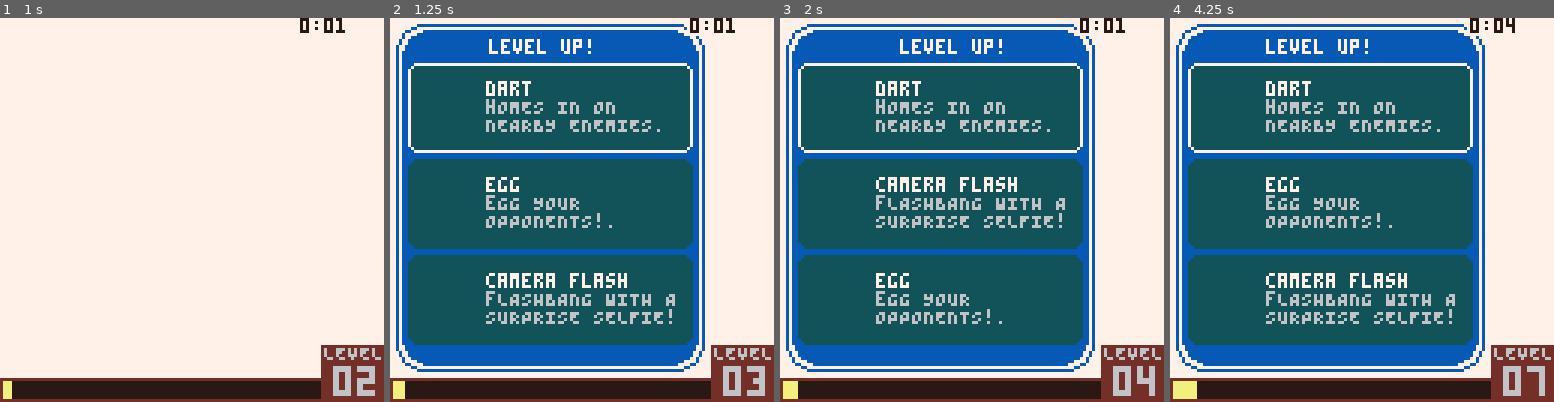
Above: before the commit, frames 1-4 (left to right).
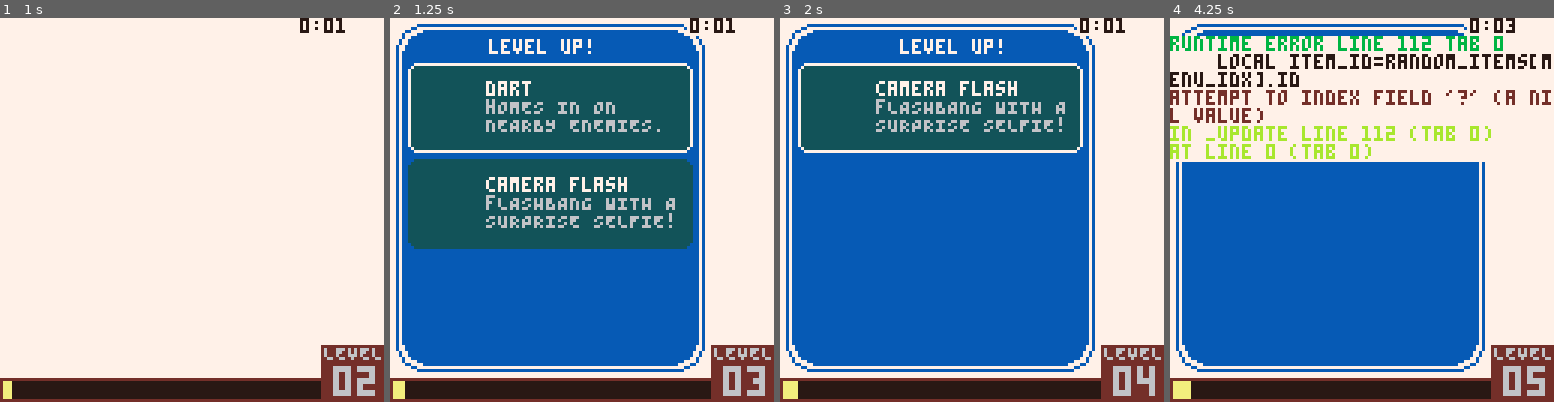
Above: after the commit, the same moments.

Repository: wsasaki01/bath-hack-2026
Game: PICO-8 cartridge fake.p8
Two runs of this game, one before a commit and one after it. Both use one fixed random seed, a clock stepped at 60 frames per second and the inputs below.
Inputs:
- Up to frame 1 (1 s): tap X (X key) at 0.33 s; tap O (Z key) at 0.7 s
- Up to frame 2 (1.25 s): tap X (X key) at 1.07 s
- Up to frame 3 (2 s): hold Right from 1.6 s (still down); tap O (Z key) at 1.7 s; tap X (X key) at 1.85 s
- Up to frame 4 (4.25 s): release Right at 2.1 s; tap O (Z key) every 0.4 s from 2.1 to 4.1 s; hold Up 2.15-2.42 s; hold Right 2.47-3.03 s; tap X (X key) at 2.97, 4.08 s; hold Left 3.08-3.58 s; hold Down 3.63-3.97 s; hold Right from 4.02 s (still down)

Frame 1 is identical in both runs. In frame 2, 19% of the frame differs, in the area x 4-79%, y 41-86%; in frame 3, 36%; in frame 4, 60%, in the area x 0-100%, y 0-100%.
Error after the commit: runtime error line 112 tab 0; local item_id=random_items[menu_idx].id; attempt to index field '?' (a nil value)

Commit message:
Disable items from appearing again if already equipped

Diff:
--- a/init.lua
+++ b/init.lua
@@ -68,17 +68,17 @@
 
 item_data = {
 	{
-		name="dart", id=1,
+		name="dart", id=1, equipped=false,
 		desc="hOMES IN ON\nNEARBY ENEMIES.",
 		sprx=0, spry=32, spr=64
 	},
 	{
-		name="egg", id=2,
+		name="egg", id=2,equipped=false,
 		desc="eGG YOUR\nOPPONENTS!.",
 		sprx=8, spry=32, spr=65
 	},
 	{
-		name="camera flash", id=3,
+		name="camera flash", id=3,equipped=false,
 		desc="fLASHBANG WITH A\nSURPRISE SELFIE!",
 		sprx=16, spry=32, spr=66
 	},
--- a/player.lua
+++ b/player.lua
@@ -18,7 +18,7 @@
 			global.random_items = {}
 			local picks={}
 			for i=1,#item_data do
-				add(picks, i)
+				if (not item_data[i].equipped) add(picks, i)
 			end
 			for i=1,3 do
 				local idx = flr(rnd(#picks))+1
--- a/update.lua
+++ b/update.lua
@@ -24,7 +24,9 @@
 		if btnp(4) then
 			-- Level up menu
 			if menu==2 then
-				add(items, create_item(random_items[menu_idx].id))
+				local item_id=random_items[menu_idx].id
+				add(items, create_item(item_id))
+				item_data[item_id].equipped = true
 				global.selecting_item = false
 				global.pause = false
 				global.control_menu = false
